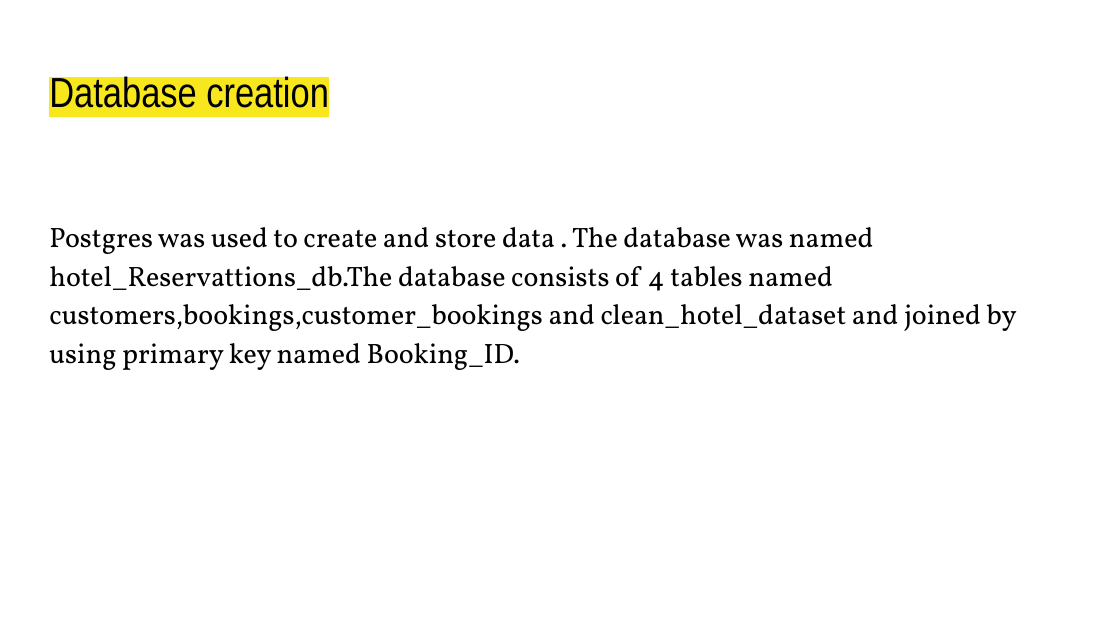
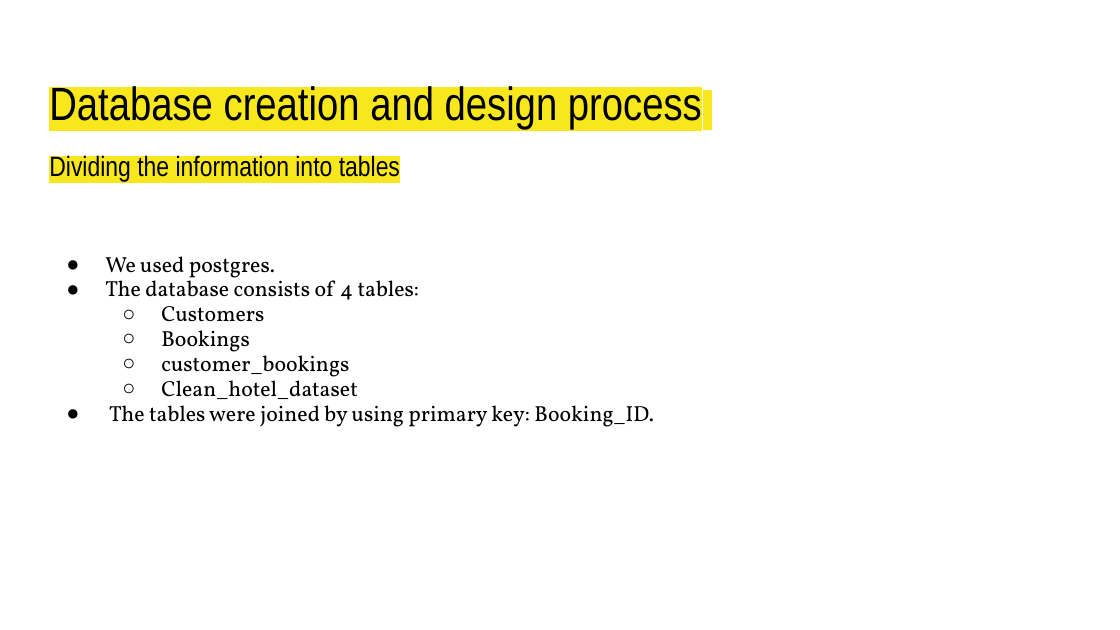
Before and after one commit to domivillacis/Hotel_reservations_analysis, a slide deck: slide 18 of Hotel_Reservations.pptx (slide 16 before the commit). Drawn at 1120x630 pixels with LibreOffice and Linux fonts; fonts in the diff are those of the drawing. Boxes give left, top, right and bottom in pixels: in the first picture for what was removed or moved away, otherwise in the second. Text is boxed around its words. In the diff, an @@ line names an element or a change of style, - is before the commit and + after.

```diff
--- a/Hotel_Reservations.pptx
+++ b/Hotel_Reservations.pptx
@@ title at box(49, 83, 702, 130): text changed; size 27 to 30 pt @@
-Database creation
+Database creation and design process
@@ text at box(49, 154, 654, 427): text changed; size 18 to 14 pt @@
-Postgres was used to create and store data . The database was named hotel_Reservattions_db.The database consists of 4 tables named customers,bookings,customer_bookings and clean_hotel_dataset and joined by using primary key named Booking_ID.
+Dividing the information into tables
+● We used postgres.
+● The database consists of 4 tables:
+  ○ Customers
+  ○ Bookings
+  ○ customer_bookings
+  ○ Clean_hotel_dataset
+● The tables were joined by using primary key: Booking_ID.
```
Also in this commit, not shown: 19 other slides changed, 15 slides added, 3 slides removed.
